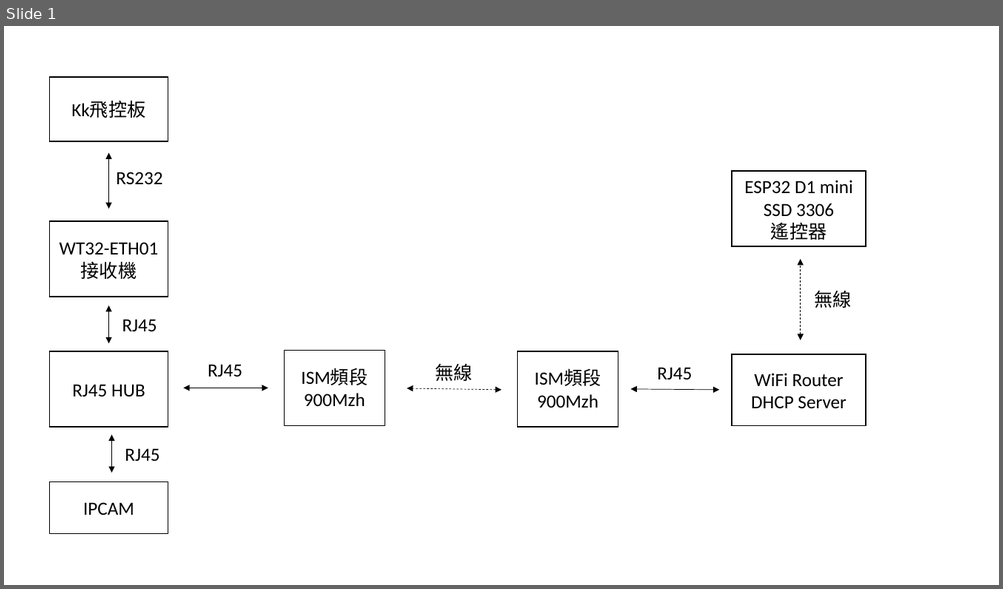
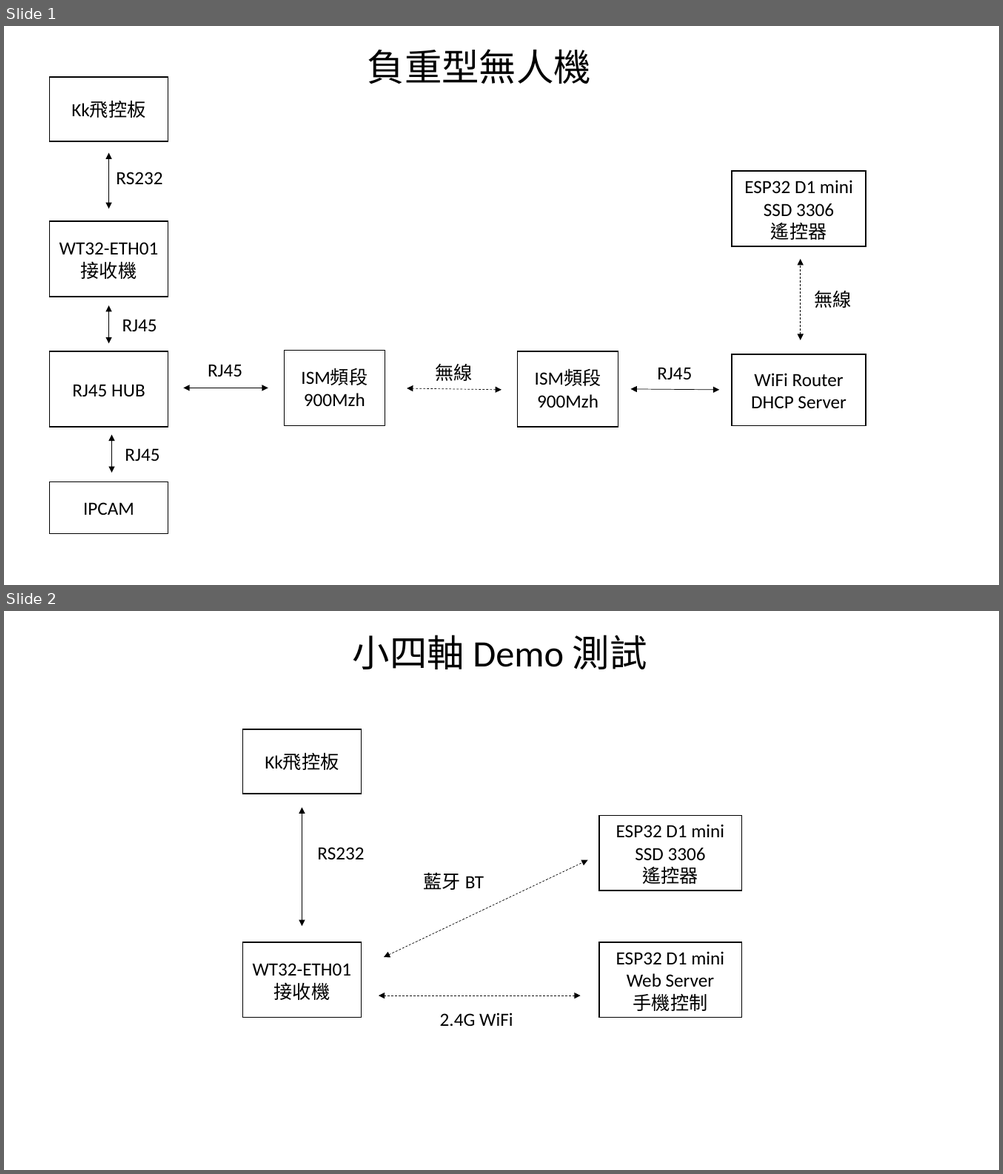
Before and after one commit to LenShi1989/kkbox, a slide deck: docs/飛控系統方塊圖.pptx. Shown one above the other, each under a label of ours: slide 1 before the commit, slides 1 and 2 after it. The pictures are 1003x589 and 1003x1174 pixels, drawn with LibreOffice and Linux fonts; fonts in the diff are those of the drawing. Boxes give left, top, right and bottom in pixels: in the first picture for what was removed or moved away, otherwise in the second. Text is boxed around its words. In the diff, an @@ line names an element or a change of style, - is before the commit and + after.

Commit message:
feat: 更新飛控系統相關文件

```diff
--- a/docs/飛控系統方塊圖.pptx
+++ b/docs/飛控系統方塊圖.pptx
@@ slide 2 added at box(4, 611, 999, 1170), background #FFFFFF @@
@@ text added at box(353, 635, 647, 669), 36 pt, text #000000 @@
+小四軸 Demo 測試
@@ rectangle added at box(243, 729, 361, 794), fill #FFFFFF, outline #000000 1 pt, 18 pt, text #000000 @@
+Kk飛控板
@@ double arrow added from (301, 807) to (301, 926), #000000 0.5 pt @@
@@ rectangle added at box(600, 815, 742, 891), fill #FFFFFF, outline #000000 1 pt, 18 pt, text #000000 @@
+ESP32 D1 mini
+SSD 3306
+遙控器
@@ text added at box(317, 847, 364, 860), 18 pt, text #000000 @@
+RS232
@@ double arrow added from (384, 957) to (587, 860), #000000 0.5 pt dashed @@
@@ text added at box(424, 872, 484, 890), 18 pt, text #000000 @@
+藍牙 BT
@@ rectangle added at box(243, 943, 361, 1017), fill #FFFFFF, outline #000000 1 pt, 18 pt, text #000000 @@
+WT32-ETH01
+接收機
@@ rectangle added at box(600, 943, 742, 1017), fill #FFFFFF, outline #000000 1 pt, 18 pt, text #000000 @@
+ESP32 D1 mini
+Web Server
+手機控制
@@ double arrow added from (580, 996) to (378, 996), #000000 0.5 pt dashed @@
@@ text added at box(440, 1013, 512, 1026), 18 pt, text #000000 @@
+2.4G WiFi
@@ slide 1 changed as well @@
@@ text added at box(367, 49, 591, 84), 36 pt, text #000000 @@
+負重型無人機
```
